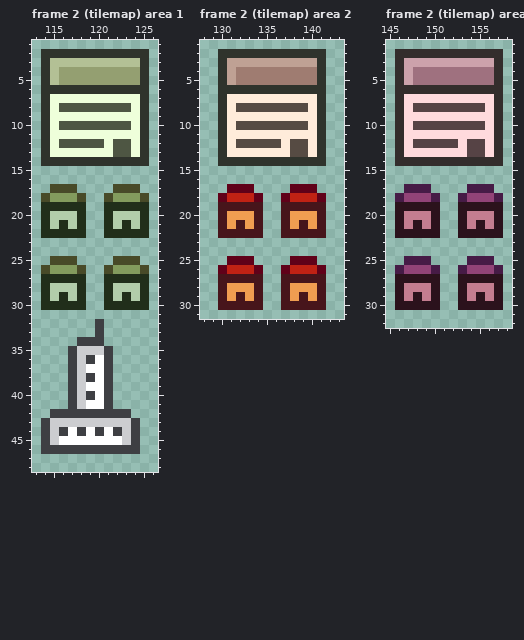
Two versions of one pixel-art file, assets/sprites/basesheet.ase. The picture above was drawn from the file before the commit.
256x256 pixels, 6 frames. Colours within 5 levels of each other are drawn and written as one. Shown: frame 2 (tilemap) area 1: x 113..126, y 1..48; frame 2 (tilemap) area 2: x 128..143, y 1..31; frame 2 (tilemap) area 3: x 145..158, y 1..32. The commit also changed other frames or places, which this record leaves out.
And afterwards:
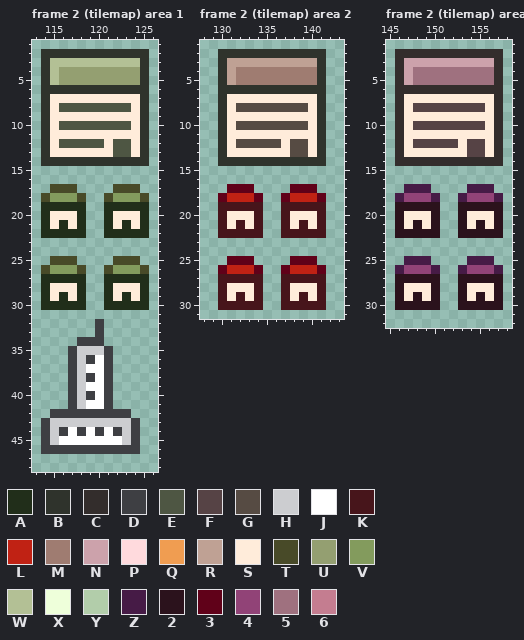
Palette (. is transparent): A #212e1a  B #2f332c  C #332d2c  D #3e3f43  E #4e5643  F #564345  G #564b43  H #cccdd0  J #ffffff  K #47151b  L #c02214  M #9f7c71  N #cca2ab  P #ffdadd  Q #f09d51  R #bfa194  S #ffecda  T #484a28  U #949f71  V #839b5d  W #b3c095  X #eeffda  Y #b2cdaa  Z #461b46  2 #2b121c  3 #600119  4 #914377  5 #9f717f  6 #c47d90
The commit says: slight tilemap tweaks
Change:
Frame 2 (tilemap) area 1:
Colour S replaces colour X in row 7 at x 115 to 124; in row 8 at x 115 and 124; in row 9 at x 115 to 124; in row 10 at x 115 and 124; in row 11 at x 115 to 124; in row 12 at x 115, 121 and 124.
Colour S replaces colour X in row 13 at x 115 to 121 and 124.
Colour S replaces colour Y in row 20 at x 115 to 117 and 122 to 124; in row 21 at x 115, 117, 122 and 124; in row 28 at x 115 to 117 and 122 to 124; in row 29 at x 115, 117, 122 and 124.
Frame 2 (tilemap) area 2:
Colour S replaces colour Q in row 20 at x 131 to 133 and 138 to 140; in row 21 at x 131, 133, 138 and 140; in row 28 at x 131 to 133 and 138 to 140; in row 29 at x 131, 133, 138 and 140.
Frame 2 (tilemap) area 3:
Colour S replaces colour 6 in row 20 at x 147 to 149 and 154 to 156; in row 21 at x 147, 149, 154 and 156; in row 28 at x 147 to 149 and 154 to 156; in row 29 at x 147, 149, 154 and 156.
Colour S replaces colour P in row 7 at x 147 to 156; in row 8 at x 147 and 156; in row 9 at x 147 to 156; in row 10 at x 147 and 156; in row 11 at x 147 to 156; in row 12 at x 147, 153 and 156.
Colour S replaces colour P in row 13 at x 147 to 153 and 156.
